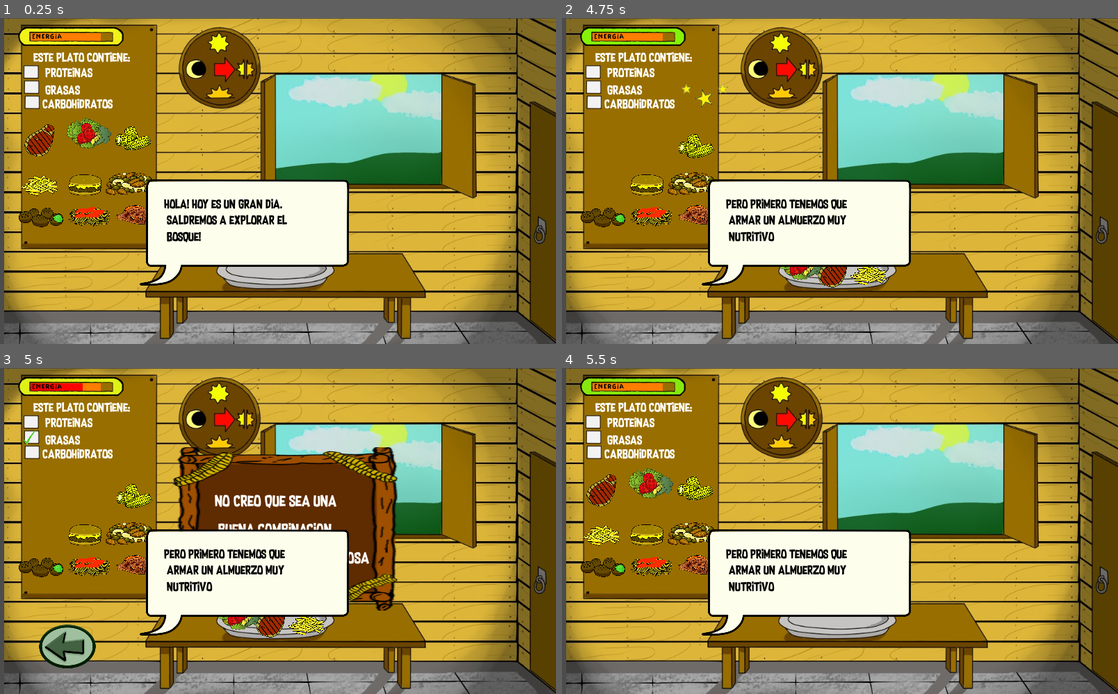
Above: before the commit, frames 1-4 (two rows, left to right).
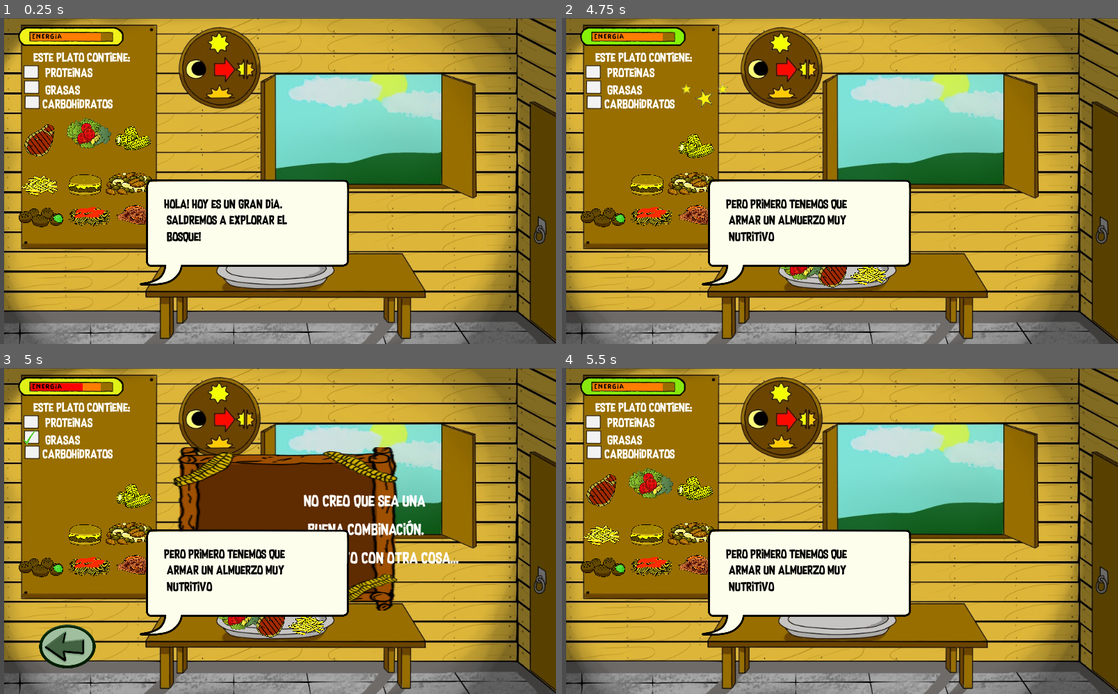
Above: after the commit, the same moments.

Repository: joelyo1996/nutriciber
Game: Godot game, scene res://Escenas/AlimentandoPersonaje/AlimentandoPersonaje.tscn
The game is run twice, just before and just after one commit, with the same random seed, the same clock (stepped at 60 frames per second) and the same inputs. This scene is started directly instead of the project's main scene.
Inputs (mouse positions are in pixels of both pictures, inside the frame that each line leads up to):
- Up to frame 1 (0.25 s): no input
- Up to frame 2 (4.75 s): tap Enter at 0.5, 3.5 s; drag from (650, 135) to (840, 272) at 0.52 s; tap Space at 1.25 s; drag from (600, 141) to (840, 272) at 1.27 s; move the mouse to (695, 138) at 2.02 s; press the mouse at (695, 138) at 2.03 s; hold Left (ui_left) 2.03-2.75 s; release the mouse at (695, 138) at 2.75 s; drag from (600, 184) to (840, 272) at 2.77 s; drag from (645, 184) to (840, 272) at 3.52 s; drag from (689, 184) to (840, 272) at 4.27 s
- Up to frame 3 (5 s): no input
- Up to frame 4 (5.5 s): click (639, 671) at 5 s

Frames 1-2 are identical in both runs. In frame 3, 2.1% of the frame differs, in the area x 38-83%, y 38-61%; in frame 4, nothing differs.

Commit message:
texto alimetos por alimentos en menu de comidas

Diff:
--- a/Escenas/AlimentandoPersonaje/AlimentandoPersonaje.tscn
+++ b/Escenas/AlimentandoPersonaje/AlimentandoPersonaje.tscn
@@ -33,7 +33,6 @@
 [ext_resource path="res://Asset/AlimentandoPersonaje/comida3.ogg" type="AudioStream" id=31]
 [ext_resource path="res://Asset/Mapa15/globo.png" type="Texture" id=32]
 [ext_resource path="res://Asset/AlimentandoPersonaje/interfaz_woman.png" type="Texture" id=33]
-[ext_resource path="res://Asset/AlimentandoPersonaje/interfaz_man.png" type="Texture" id=34]
 [ext_resource path="res://Asset/AlimentandoPersonaje/mano_slide.png" type="Texture" id=35]
 [ext_resource path="res://Asset/AlimentandoPersonaje/circulo_luz.png" type="Texture" id=36]
 
@@ -213,7 +212,6 @@
 texture = ExtResource( 2 )
 
 [node name="1" type="Area2D" parent="."]
-editor/display_folded = true
 position = Vector2( 506.682, 466.389 )
 __meta__ = {
 "_edit_group_": true
@@ -223,7 +221,6 @@
 shape = SubResource( 1 )
 
 [node name="2" type="Area2D" parent="."]
-editor/display_folded = true
 position = Vector2( 506.682, 466.389 )
 __meta__ = {
 "_edit_group_": true
@@ -233,7 +230,6 @@
 shape = SubResource( 1 )
 
 [node name="3" type="Area2D" parent="."]
-editor/display_folded = true
 position = Vector2( 506.682, 466.389 )
 __meta__ = {
 "_edit_group_": true
@@ -243,7 +239,6 @@
 shape = SubResource( 1 )
 
 [node name="4" type="Area2D" parent="."]
-editor/display_folded = true
 position = Vector2( 506.682, 466.389 )
 __meta__ = {
 "_edit_group_": true
@@ -253,7 +248,6 @@
 shape = SubResource( 1 )
 
 [node name="5" type="Area2D" parent="."]
-editor/display_folded = true
 position = Vector2( 506.682, 466.389 )
 __meta__ = {
 "_edit_group_": true
@@ -263,7 +257,6 @@
 shape = SubResource( 1 )
 
 [node name="6" type="Area2D" parent="."]
-editor/display_folded = true
 position = Vector2( 506.682, 466.389 )
 __meta__ = {
 "_edit_group_": true
@@ -273,7 +266,6 @@
 shape = SubResource( 1 )
 
 [node name="7" type="Area2D" parent="."]
-editor/display_folded = true
 position = Vector2( 506.682, 466.389 )
 __meta__ = {
 "_edit_group_": true
@@ -283,7 +275,6 @@
 shape = SubResource( 1 )
 
 [node name="8" type="Area2D" parent="."]
-editor/display_folded = true
 position = Vector2( 506.682, 466.389 )
 __meta__ = {
 "_edit_group_": true
@@ -293,7 +284,6 @@
 shape = SubResource( 1 )
 
 [node name="9" type="Area2D" parent="."]
-editor/display_folded = true
 position = Vector2( 506.682, 466.389 )
 __meta__ = {
 "_edit_group_": true
@@ -303,7 +293,6 @@
 shape = SubResource( 1 )
 
 [node name="Vegetales" type="Sprite" parent="."]
-editor/display_folded = true
 position = Vector2( 161.872, 216.571 )
 scale = Vector2( 0.4, 0.4 )
 texture = ExtResource( 3 )
@@ -325,7 +314,6 @@
 shape = SubResource( 3 )
 
 [node name="CarneRoja" type="Sprite" parent="."]
-editor/display_folded = true
 position = Vector2( 71.4591, 221.675 )
 scale = Vector2( 0.08, 0.08 )
 texture = ExtResource( 5 )
@@ -352,7 +340,6 @@
 shape = SubResource( 6 )
 
 [node name="Choclos" type="Sprite" parent="."]
-editor/display_folded = true
 position = Vector2( 239.713, 208.245 )
 scale = Vector2( 0.08, 0.08 )
 texture = ExtResource( 7 )
@@ -373,7 +360,6 @@
 shape = SubResource( 8 )
 
 [node name="PapasFritas" type="Sprite" parent="."]
-editor/display_folded = true
 position = Vector2( 74.878, 293.659 )
 scale = Vector2( 0.08, 0.08 )
 texture = ExtResource( 9 )
@@ -395,7 +381,6 @@
 shape = SubResource( 10 )
 
 [node name="Hamburguesa" type="Sprite" parent="."]
-editor/display_folded = true
 position = Vector2( 156.652, 296.089 )
 scale = Vector2( 0.08, 0.08 )
 texture = ExtResource( 11 )
@@ -418,7 +403,6 @@
 shape = SubResource( 12 )
 
 [node name="FrutosSecos" type="Sprite" parent="."]
-editor/display_folded = true
 position = Vector2( 234.411, 297.58 )
 scale = Vector2( 0.08, 0.08 )
 texture = ExtResource( 13 )
@@ -439,7 +423,6 @@
 shape = SubResource( 14 )
 
 [node name="Pescado" type="Sprite" parent="."]
-editor/display_folded = true
 position = Vector2( 244.406, 353.378 )
 scale = Vector2( 0.08, 0.08 )
 texture = ExtResource( 15 )
@@ -461,7 +444,6 @@
 shape = SubResource( 15 )
 
 [node name="Spaguetti" type="Sprite" parent="."]
-editor/display_folded = true
 position = Vector2( 165.467, 350.501 )
 scale = Vector2( 0.08, 0.08 )
 texture = ExtResource( 17 )
@@ -483,7 +465,6 @@
 shape = SubResource( 15 )
 
 [node name="Falafel" type="Sprite" parent="."]
-editor/display_folded = true
 position = Vector2( 73.0726, 359.179 )
 scale = Vector2( 0.08, 0.08 )
 texture = ExtResource( 18 )
@@ -533,6 +514,9 @@
 margin_bottom = 102.664
 custom_fonts/font = SubResource( 19 )
 text = "Este plato contiene:"
+__meta__ = {
+"_edit_use_anchors_": false
+}
 
 [node name="Proteinas" type="Label" parent="Titulo"]
 margin_left = 20.8766
@@ -588,9 +572,11 @@
 custom_fonts/font = SubResource( 23 )
 text = "No creo que sea una
 
- buena combinacion.
-
-Mejor intento otra cosa"
+ buena combinación.
+
+Mejor intento con otra cosa..."
+align = 1
+valign = 1
 
 [node name="Reiniciar" type="TextureButton" parent="."]
 visible = false
@@ -655,12 +641,6 @@
 margin_bottom = 363.082
 custom_fonts/font = SubResource( 24 )
 
-[node name="CabezaCorto" type="Sprite" parent="."]
-visible = false
-position = Vector2( 118.854, 478.28 )
-scale = Vector2( 0.5, 0.5 )
-texture = ExtResource( 34 )
-
 [node name="Mano" type="Sprite" parent="."]
 visible = false
 position = Vector2( 130.31, 408.113 )
@@ -687,12 +667,15 @@
 
 [node name="Label" type="Label" parent="."]
 visible = false
-margin_left = 499.76
-margin_top = 77.3267
-margin_right = 539.76
-margin_bottom = 91.3267
+margin_left = 494.977
+margin_top = 72.5434
+margin_right = 851.977
+margin_bottom = 90.5434
 custom_fonts/font = SubResource( 25 )
-text = "Arrastra dos alimetos mas al plato"
+text = "Arrastra dos alimentos más al plato"
+__meta__ = {
+"_edit_use_anchors_": false
+}
 [connection signal="input_event" from="Vegetales/Area2D" to="Vegetales" method="_on_Area2D_input_event"]
 [connection signal="area_entered" from="Vegetales/Area_pocicion" to="Vegetales" method="_on_Area_pocicion_area_entered"]
 [connection signal="input_event" from="CarneRoja/Area2D" to="CarneRoja" method="_on_Area2D_input_event"]
Not shown: 1 places in Escenas/AlimentandoPersonaje/AlimentandoPersonaje.tscn that only renumber resources
Binary file added: Escenas/AlimentandoPersonaje/idle.png
Not shown, added: Escenas/AlimentandoPersonaje/idle.png.import
Binary file added: Escenas/AlimentandoPersonaje/vegetales.png
Not shown, added: Escenas/AlimentandoPersonaje/vegetales.png.import
